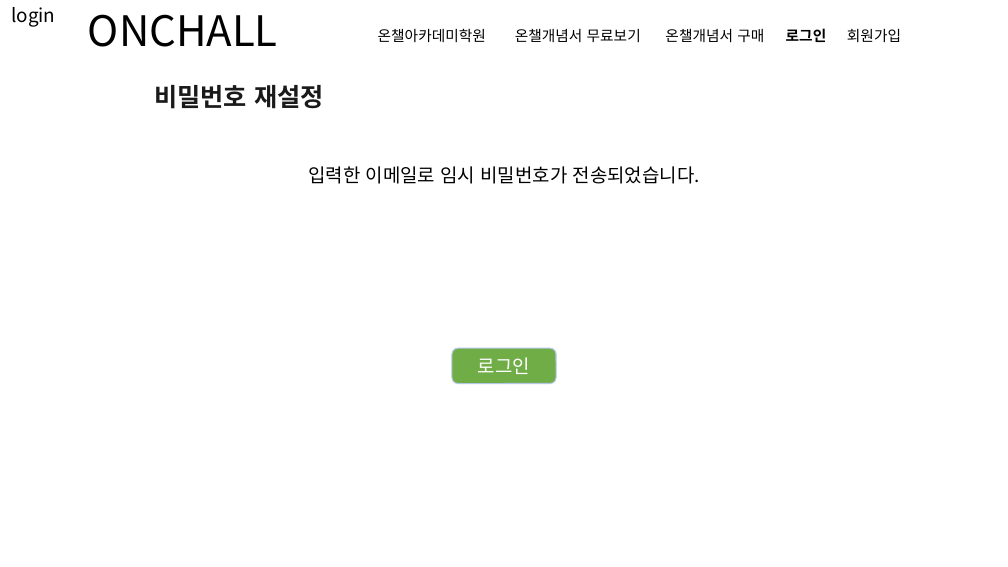
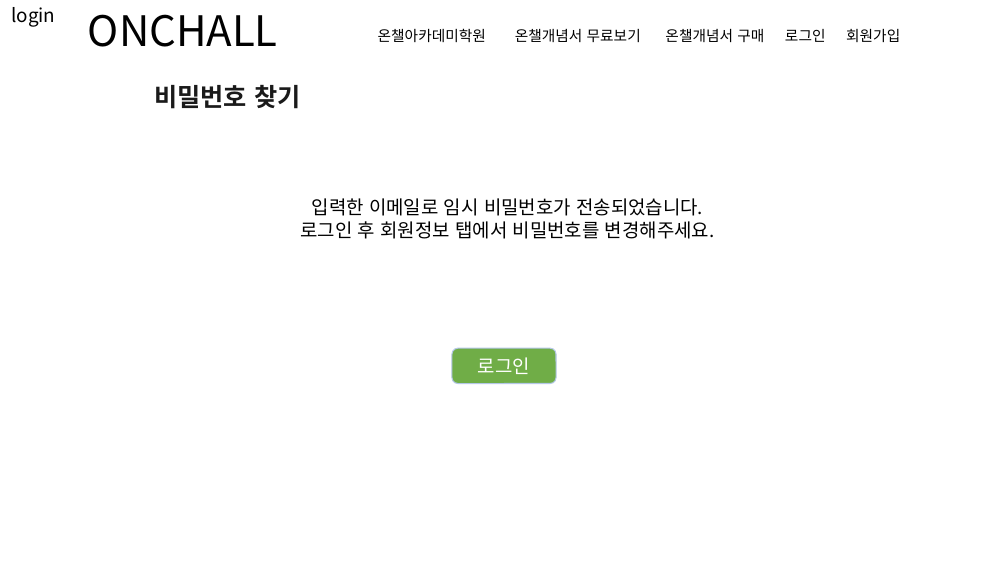
Before and after one commit to redcarrot1/Toyproject4, a slide deck: slide 5 of 프론트 디자인.pptx. Drawn at 1008x567 pixels with LibreOffice and Linux fonts; fonts in the diff are those of the drawing. Boxes give left, top, right and bottom in pixels: in the first picture for what was removed or moved away, otherwise in the second. Text is boxed around its words. In the diff, an @@ line names an element or a change of style, - is before the commit and + after.

```diff
--- a/프론트 디자인.pptx
+++ b/프론트 디자인.pptx
@@ text "온챌아카데미학원 온챌개념서 무료보기 온챌개념서 구매 ..." at <box>378,28,900,42</box>: bold off in "로그인" @@
@@ text at <box>154,85,300,109</box>: text changed @@
-비밀번호 재설정
+비밀번호 찾기
@@ text "입력한 이메일로 임시 비밀번호가 전송되었습니다.": place and size @@
-text "입력한 이메일로 임시 비밀번호가 전송되었습니다." at <box>308,166,700,184</box>
+text "입력한 이메일로 임시 비밀번호가 전송되었습니다." at <box>300,198,715,239</box>
@@ text at <box>300,221,715,239</box>: paragraph added @@
+로그인 후 회원정보 탭에서 비밀번호를 변경해주세요.
```
Also in this commit, not shown: 5 other slides changed, 5 slides added, 17 other files.
